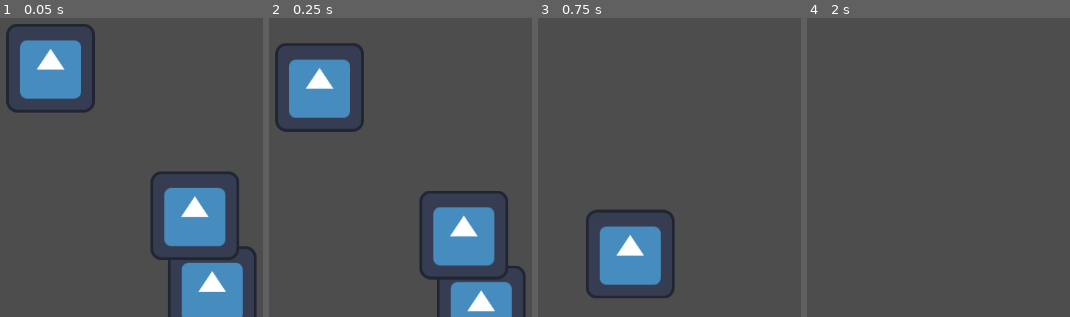
Above: before the commit, frames 1-4 (left to right).
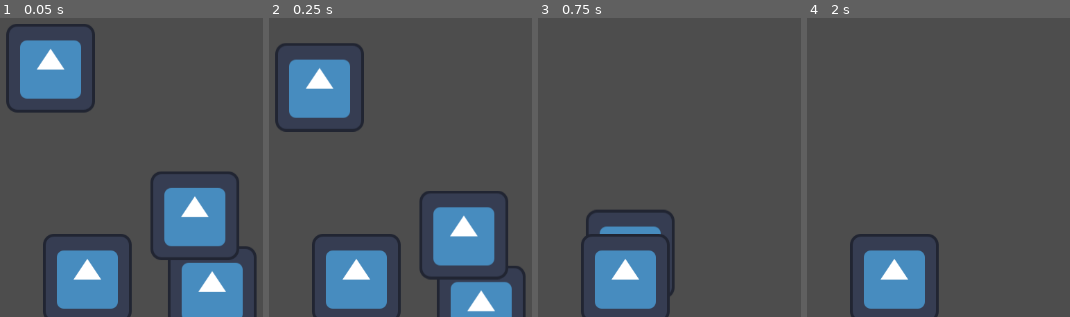
Above: after the commit, the same moments.

Repository: SSSYLSSS/newgodottest
Game: Godot game, scene res://main.tscn
Two runs of this game, one before a commit and one after it. Both use one fixed random seed, a clock stepped at 60 frames per second and the inputs below. The engine's default icon, where the game draws it, is replaced by a stand-in: a white triangle on a blue panel in a dark square.
Inputs:
- Up to frame 1 (0.05 s): no input
- Up to frame 2 (0.25 s): no input
- Up to frame 3 (0.75 s): tap Enter (ui_accept) at 0.5 s; hold Right (ui_right) from 0.53 s (still down)
- Up to frame 4 (2 s): keep holding Right (ui_right); tap Enter (ui_accept) at 0.77, 1.25, 1.52 s

The runs differ from the first frame. In frame 1, 5.5% of the frame differs, in the area x 16-51%, y 72-100%; in frame 2, 5.5%; in frame 3, 5.1%; in frame 4, 5.5%.

Commit message:
myScePush

Diff:
--- a/main.tscn
+++ b/main.tscn
@@ -27,3 +27,7 @@
 [node name="Icon3" type="Sprite2D" parent="CharacterBody2D"]
 position = Vector2(544, 387)
 texture = ExtResource("2_h2yge")
+
+[node name="Icon" type="Sprite2D" parent="."]
+position = Vector2(459, 592)
+texture = ExtResource("2_h2yge")
